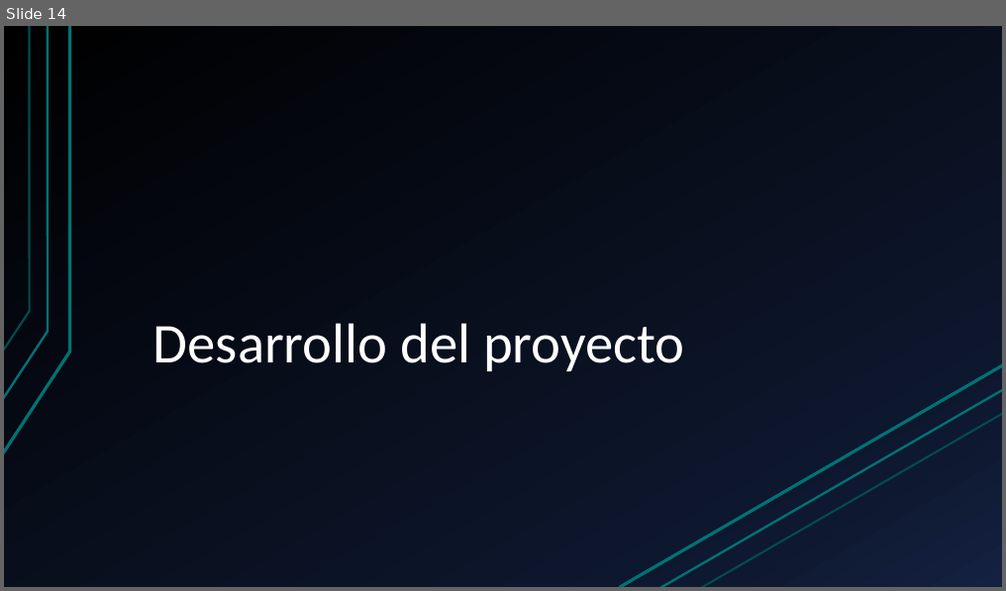
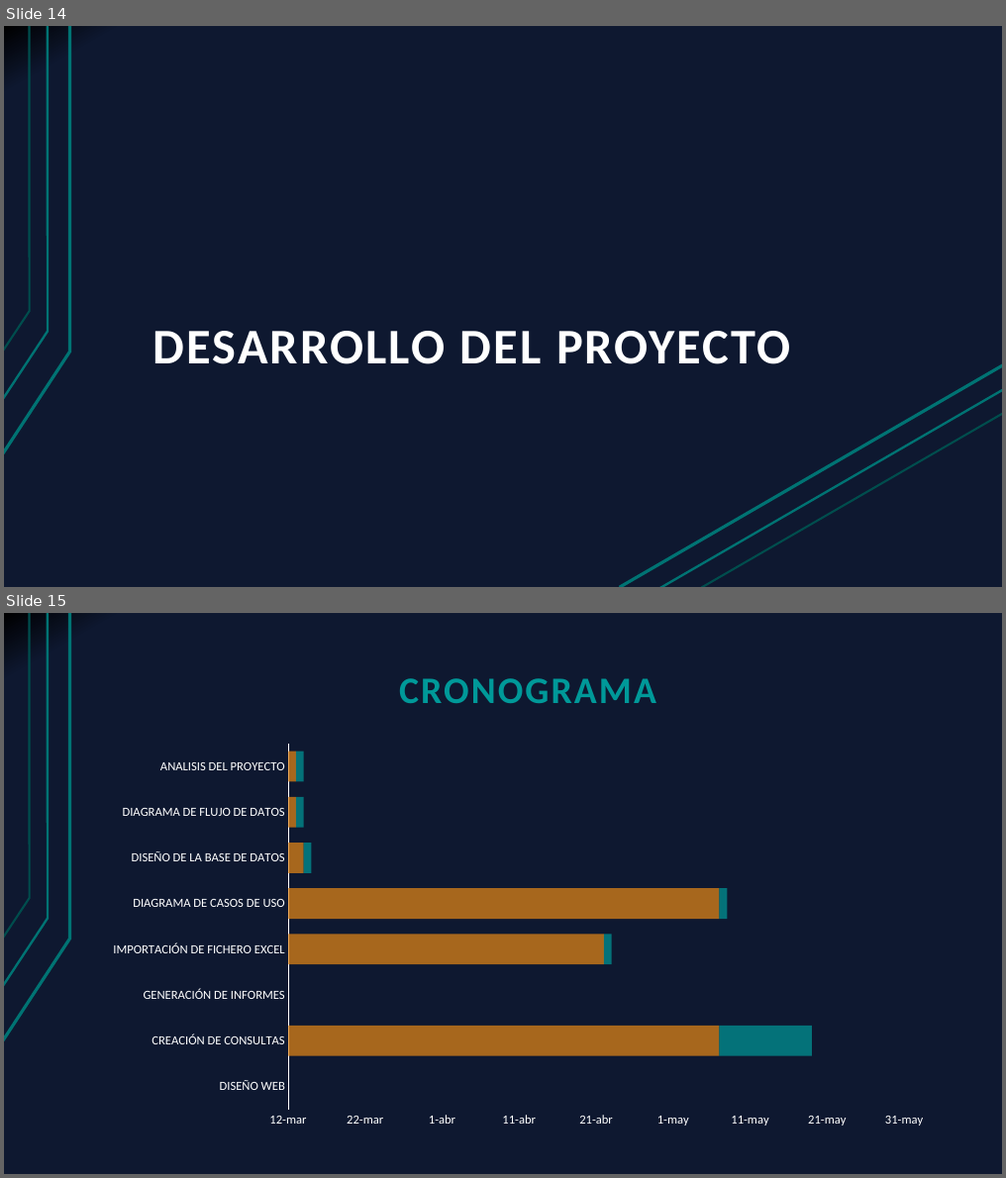
Before and after one commit to Cristoto/FederacionInformes, a slide deck: doc/Presentación/Generador de informes RFESS.pptx. Shown one above the other, each under a label of ours: slide 14 before the commit, slides 14 and 15 after it. The pictures are 1006x591 and 1006x1178 pixels, drawn with LibreOffice and Linux fonts; fonts in the diff are those of the drawing. Boxes give left, top, right and bottom in pixels: in the first picture for what was removed or moved away, otherwise in the second. Text is boxed around its words. In the diff, an @@ line names an element or a change of style, - is before the commit and + after.

```diff
--- a/doc/Presentación/Generador de informes RFESS.pptx
+++ b/doc/Presentación/Generador de informes RFESS.pptx
@@ slide 15 added at [4,613,1002,1174], background gradient #000000 to #0F1931; not listed: 3 template elements that a slide beside it also shows @@
@@ title added at [399,678,656,703], 36 pt, text #009999, bold @@
+CRONOGRAMA
@@ bar stacked chart added at [96,736,951,1136] @@
+categories: ANALISIS DEL PROYECTO, DIAGRAMA DE FLUJO DE DATOS, DISEÑO DE LA BASE DE DATOS, DIAGRAMA DE CASOS DE USO, IMPORTACIÓN DE FICHERO EXCEL, GENERACIÓN DE INFORMES, CREACIÓN DE CONSULTAS, DISEÑO WEB
+Series 1: 43172, 43172, 43173, 43227, 43212, -, 43227, -
+Series 2: 1, 1, 1, 1, 1, 0, 12, 0
@@ slide 14 changed as well @@
@@ background gradient #000000 to #0F1931 to #142242 to gradient #000000 to #0F1931 @@
@@ title at [153,331,790,365]: text changed; size 54 to 48 pt; bold on @@
-Desarrollo del proyecto
+DESARROLLO DEL PROYECTO
```
Also in this commit, not shown: 13 other slides changed, 2 other slides added.
